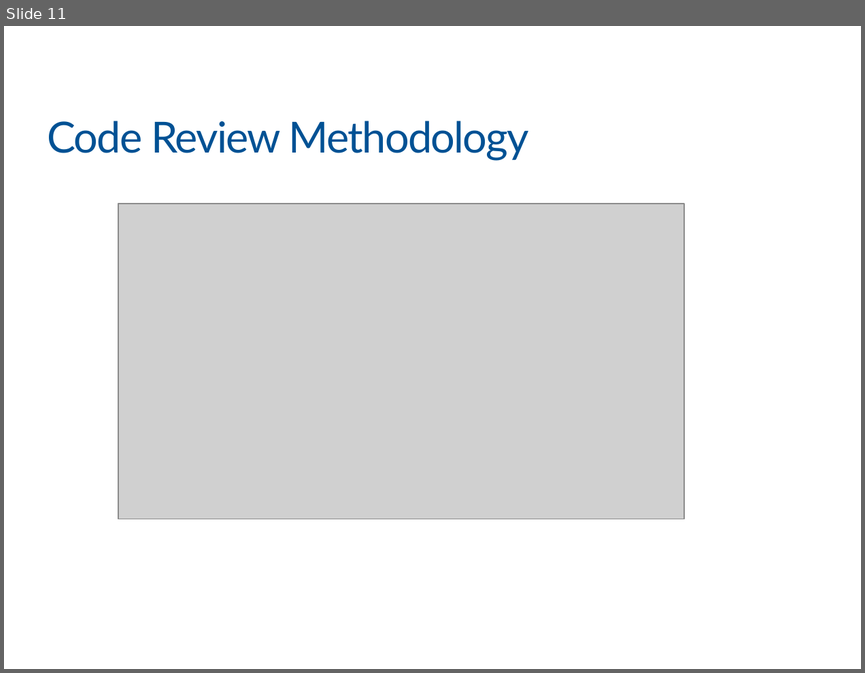
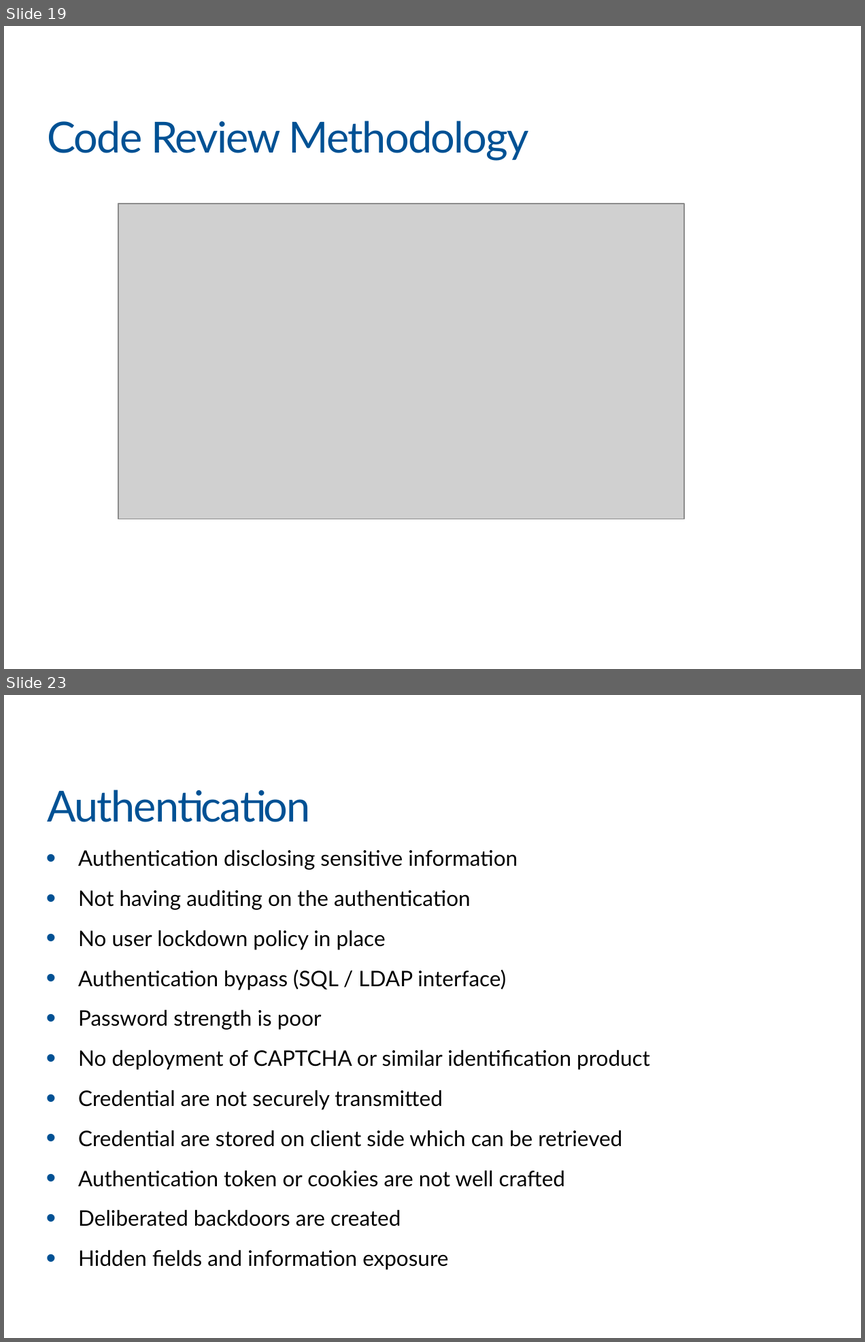
Before and after one commit to khanhnnvn/Mine, a slide deck: xmind/VIB_Part3.pptx. Shown one above the other, each under a label of ours: slide 11 before the commit, slides 19 and 23 after it; the slides between them are not shown. The pictures are 865x673 and 865x1342 pixels, drawn with LibreOffice and Linux fonts; fonts in the diff are those of the drawing; grey boxes stand for pictures; background and template pictures are left out. Boxes give left, top, right and bottom in pixels: in the first picture for what was removed or moved away, otherwise in the second. Text is boxed around its words. In the diff, an @@ line names an element or a change of style, - is before the commit and + after.

```diff
--- a/xmind/VIB_Part3.pptx
+++ b/xmind/VIB_Part3.pptx
@@ slide 23 added at (4, 695, 861, 1338), background #FFFFFF @@
@@ title added at (47, 790, 310, 822), 36 pt, text #005194 @@
+Authentication
@@ text added at (78, 849, 650, 1270), 18 pt, text #000000 @@
+• Authentication disclosing sensitive information
+• Not having auditing on the authentication
+• No user lockdown policy in place
+• Authentication bypass (SQL / LDAP interface)
+• Password strength is poor
+• No deployment of CAPTCHA or similar identification product
+• Credential are not securely transmitted
+• Credential are stored on client side which can be retrieved
+• Authentication token or cookies are not well crafted
+• Deliberated backdoors are created
+• Hidden fields and information exposure
@@ what was slide 11 is now slide 19 @@
```
Also in this commit, not shown: 2 slides changed, 34 other slides added, 1 slide removed, 3 other files.
